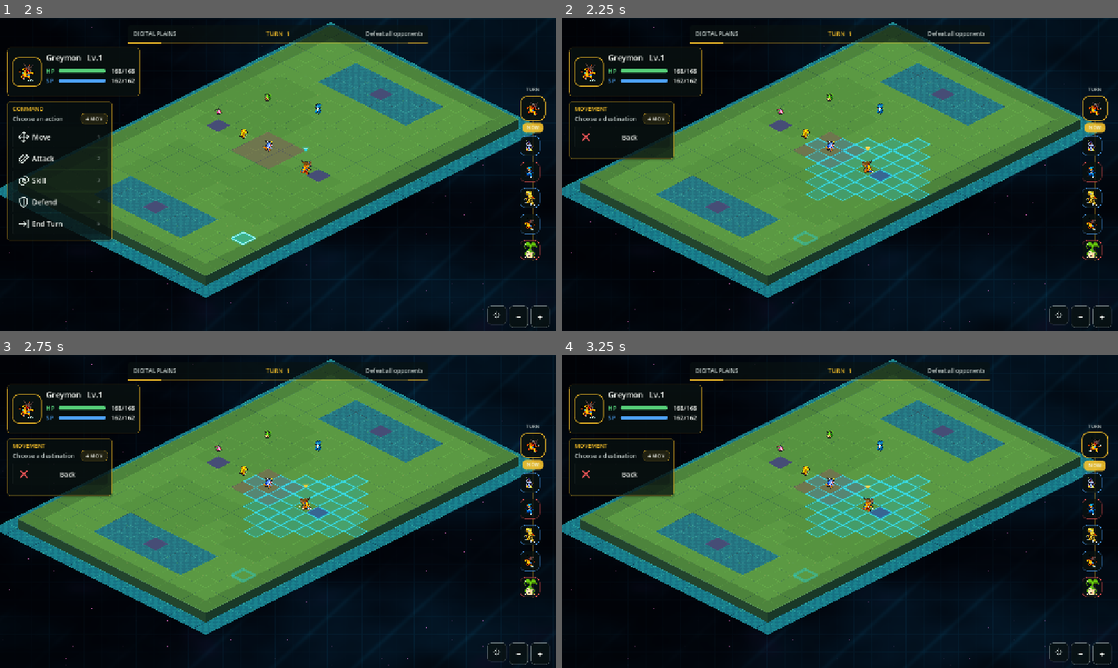
Above: before the commit, frames 1-4 (two rows, left to right).
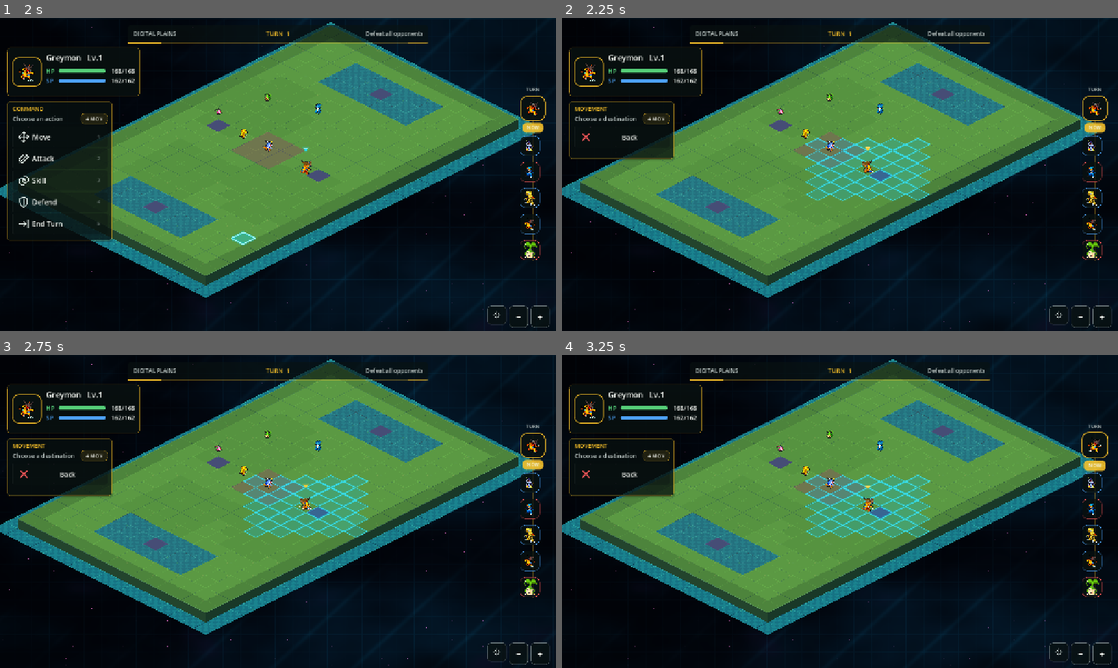
Above: after the commit, the same moments.

Repository: EwertonMendes/DigiGame
Game: Godot game, scene res://scenes/world/hub.tscn
Same seed, same stepped clock (60 frames per second), same inputs: the game is played once before the commit and once after it.
Inputs (mouse positions are in pixels of both pictures, inside the frame that each line leads up to):
- Up to frame 1 (2 s): tap Enter (ui_accept) at 0.5, 0.77 s; move the mouse to (400, 158) at 0.52 s; hold Right (ui_right) 0.53-1.25 s; tap Mouse wheel down (wheel_down) at 0.6 s; click (400, 158) at 0.67 s; drag from (166, 190) to (250, 237) at 1.27 s
- Up to frame 2 (2.25 s): click "Move" at 2 s
- Up to frame 3 (2.75 s): no input
- Up to frame 4 (3.25 s): click "NOW" at 2.75 s

Frame 1 is identical in both runs. In frame 2, less than 0.1% of the frame differs, in the area x 41-46%, y 68-73%; in frame 3, less than 0.1%; in frame 4, less than 0.1%.

Commit message:
fix: clear tactical hover glow off-board

Diff:
--- a/src/battle/BattleFieldDomain.gd
+++ b/src/battle/BattleFieldDomain.gd
@@ -35,6 +35,12 @@
 var _action_range_indicators: Array[Node] = []
 var _target_indicators: Array[Node] = []
 var _hover_glow: Line2D
+
+
+func _process(_delta: float) -> void:
+	_update_hover()
+	if _last_hovered_grid == INVALID_GRID and _hover_glow != null:
+		_hover_glow.visible = false
 
 
 func set_movement_range(reachable: Dictionary, origin: Vector2i, moving_actor: Node) -> void:
